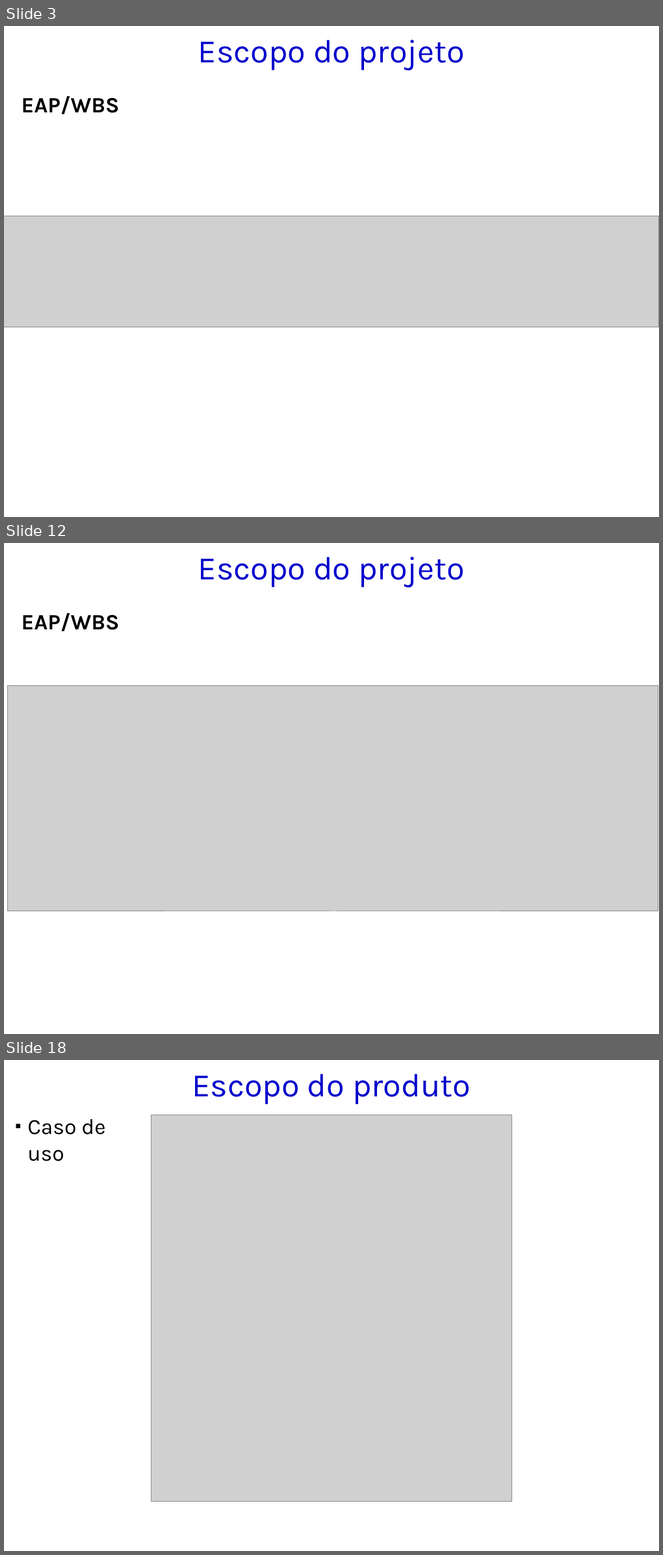
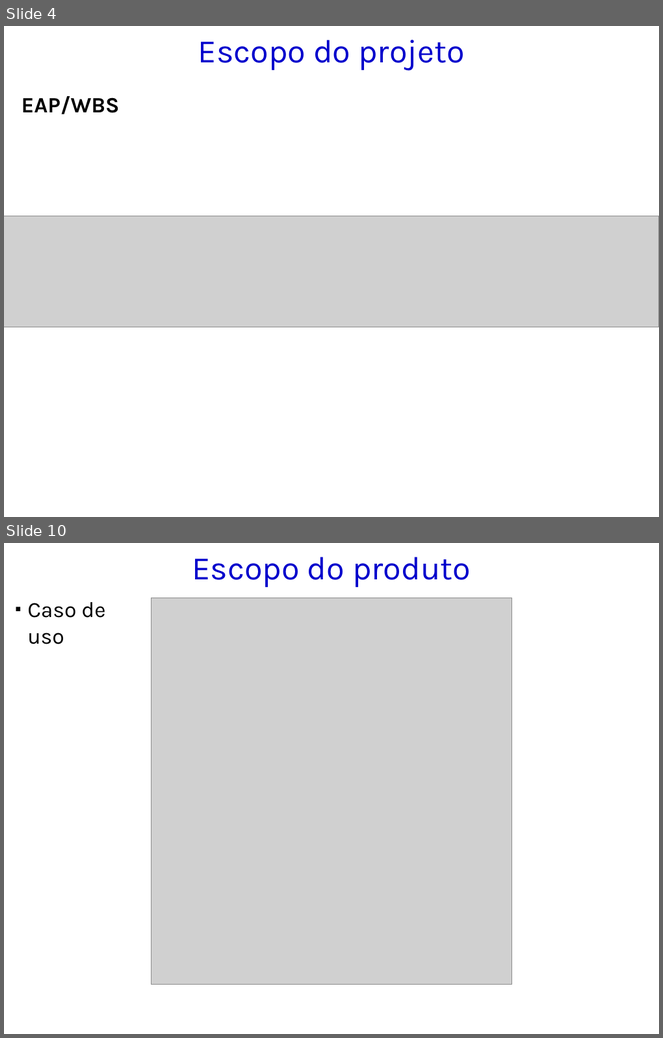
Before and after one commit to kokmz/TCCHUE, a slide deck: GPS_2014_Modelo de Apresentação_Entrega 2.pptx. Shown one above the other, each under a label of ours: slides 3, 12 and 18 before the commit, slides 4 and 10 after it; the slides between them are not shown. The pictures are 663x1555 and 663x1038 pixels, drawn with LibreOffice and Linux fonts; fonts in the diff are those of the drawing; grey boxes stand for pictures; background and template pictures are left out. Boxes give left, top, right and bottom in pixels: in the first picture for what was removed or moved away, otherwise in the second. Text is boxed around its words. In the diff, an @@ line names an element or a change of style, - is before the commit and + after.

```diff
--- a/GPS_2014_Modelo de Apresentação_Entrega 2.pptx
+++ b/GPS_2014_Modelo de Apresentação_Entrega 2.pptx
@@ slide 12 removed at (4,543,659,1034), background picture (left out) @@
@@ title removed at (198,557,464,588) @@
-Escopo do projeto
@@ text removed at (22,613,120,631) @@
-  EAP/WBS
@@ picture removed at (7,686,658,912) @@
@@ what was slide 3 is now slide 4 @@
@@ what was slide 18 is now slide 10 @@
```
Also in this commit, not shown: 3 slides changed, 5 slides added, 21 other slides removed.
